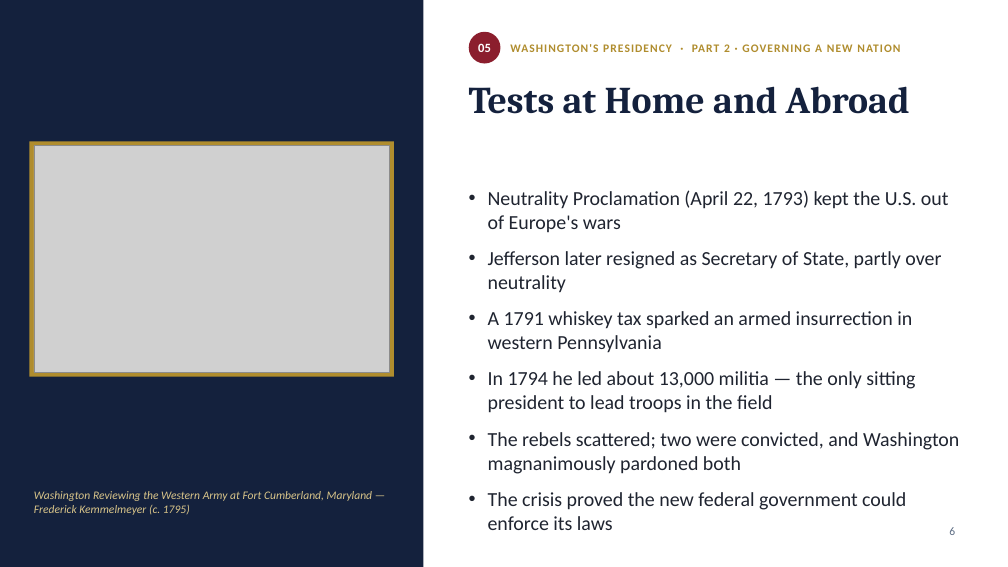
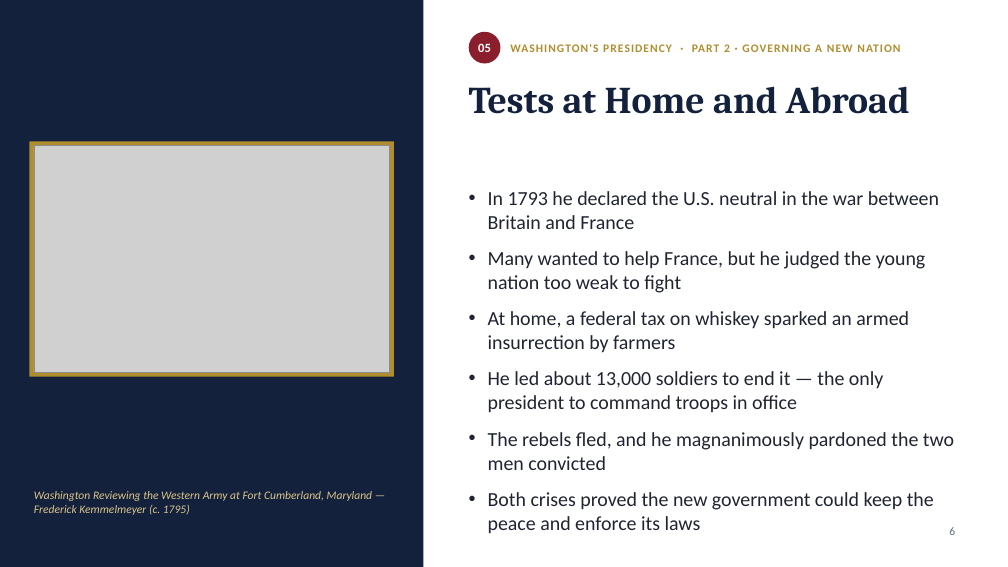
Before and after one commit to hristowork14-alt/Hristo, a slide deck: slide 6 of Washington_Presidency_Petkov_Dimitrov.pptx. Drawn at 1008x567 pixels with LibreOffice and Linux fonts; fonts in the diff are those of the drawing; grey boxes stand for pictures. Boxes give left, top, right and bottom in pixels: in the first picture for what was removed or moved away, otherwise in the second. Text is boxed around its words. In the diff, an @@ line names an element or a change of style, - is before the commit and + after.

```diff
--- a/Washington_Presidency_Petkov_Dimitrov.pptx
+++ b/Washington_Presidency_Petkov_Dimitrov.pptx
@@ text at box(488, 191, 954, 510): text changed @@
-• Neutrality Proclamation (April 22, 1793) kept the U.S. out of Europe's wars
-• Jefferson later resigned as Secretary of State, partly over neutrality
-• A 1791 whiskey tax sparked an armed insurrection in western Pennsylvania
-• In 1794 he led about 13,000 militia — the only sitting president to lead troops in the field
-• The rebels scattered; two were convicted, and Washington magnanimously pardoned both
-• The crisis proved the new federal government could enforce its laws
+• In 1793 he declared the U.S. neutral in the war between Britain and France
+• Many wanted to help France, but he judged the young nation too weak to fight
+• At home, a federal tax on whiskey sparked an armed insurrection by farmers
+• He led about 13,000 soldiers to end it — the only president to command troops in office
+• The rebels fled, and he magnanimously pardoned the two men convicted
+• Both crises proved the new government could keep the peace and enforce its laws
```
Also in this commit, not shown: 5 other slides changed.
